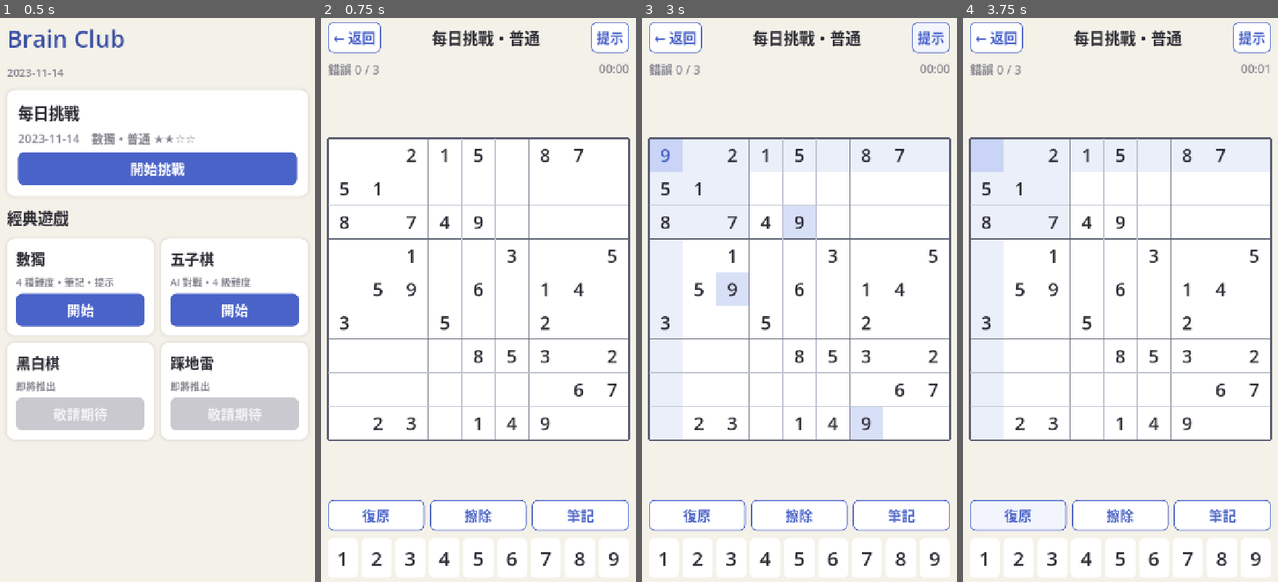
Above: before the commit, frames 1-4 (left to right).
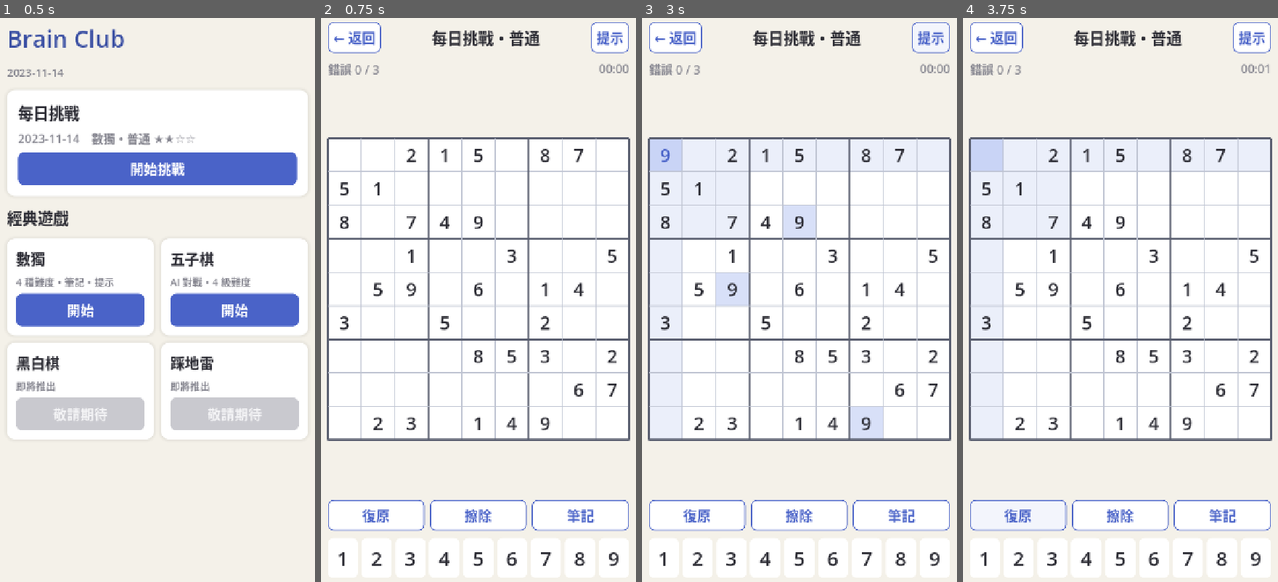
Above: after the commit, the same moments.

Repository: bny0829/BrainTraining
Game: Godot game, scene res://scenes/main.tscn
The game is run twice, just before and just after one commit, with the same random seed, the same clock (stepped at 60 frames per second) and the same inputs.
Inputs:
- Up to frame 1 (0.5 s): no input
- Up to frame 2 (0.75 s): click "開始挑戰" at 0.5 s
- Up to frame 3 (3 s): click "← 返回" at 1.25 s; click "開始挑戰" at 2 s; click "提示" at 2.75 s
- Up to frame 4 (3.75 s): click "復原" at 3.5 s

Frame 1 is identical in both runs. In frame 2, 2.4% of the frame differs, in the area x 1-99%, y 21-75%; in frame 3, 2.3%; in frame 4, 2.3%.

Commit message:
fix: 棋盤格線隨縮放調整線寬並開抗鋸齒，修正視窗縮放下格線消失；autotest 支援截圖驗證
Co-Authored-By: Claude Fable 5 <noreply@anthropic.com>

Diff:
--- a/scenes/main.tscn
+++ b/scenes/main.tscn
@@ -1,8 +1,8 @@
-[gd_scene load_steps=2 format=3]
+[gd_scene format=3 uid="uid://cbwno7gxyh0nf"]
 
-[ext_resource type="Script" path="res://scripts/main.gd" id="1_main"]
+[ext_resource type="Script" uid="uid://cjc8awsywsx83" path="res://scripts/main.gd" id="1_main"]
 
-[node name="Main" type="Control"]
+[node name="Main" type="Control" unique_id=1934392338]
 layout_mode = 3
 anchors_preset = 15
 anchor_right = 1.0
--- a/scripts/gomoku/gomoku_board.gd
+++ b/scripts/gomoku/gomoku_board.gd
@@ -55,13 +55,16 @@
 	draw_rect(r, AppTheme.GOMOKU_BOARD)
 
 	# 15 路格線：延伸到棋盤邊緣，讓每個可落子點（含最外圈）都是完整十字，
-	# 玩家一眼就能看出全部交叉點都能下
+	# 玩家一眼就能看出全部交叉點都能下。
+	# 線寬必須隨格子大小縮放並開抗鋸齒：視窗縮小時固定 1px 的線會因不足
+	# 一個實體像素而不規則消失（畫面上只剩幾條線）。
 	var margin := s * 0.5
+	var lw := maxf(2.0, s * 0.045)
 	for k in n:
 		var x := r.position.x + margin + k * s
-		draw_line(Vector2(x, r.position.y), Vector2(x, r.position.y + r.size.y), AppTheme.GOMOKU_LINE, 1.0)
+		draw_line(Vector2(x, r.position.y), Vector2(x, r.position.y + r.size.y), AppTheme.GOMOKU_LINE, lw, true)
 		var y := r.position.y + margin + k * s
-		draw_line(Vector2(r.position.x, y), Vector2(r.position.x + r.size.x, y), AppTheme.GOMOKU_LINE, 1.0)
+		draw_line(Vector2(r.position.x, y), Vector2(r.position.x + r.size.x, y), AppTheme.GOMOKU_LINE, lw, true)
 
 	# 星位
 	for p in [[3, 3], [3, 11], [11, 3], [11, 11], [7, 7]]:
--- a/scripts/sudoku/sudoku_board.gd
+++ b/scripts/sudoku/sudoku_board.gd
@@ -89,15 +89,18 @@
 					)
 					_draw_centered(str(d), sub, s * 0.24, AppTheme.NOTE)
 
-	# 格線（3 的倍數為粗線）
+	# 格線（3 的倍數為粗線）。線寬隨格子縮放並開抗鋸齒，
+	# 避免視窗縮小時細線因不足一個實體像素而消失
+	var thin := maxf(2.0, s * 0.02)
+	var bold_w := maxf(4.0, s * 0.06)
 	for k in 10:
 		var bold := k % 3 == 0
-		var w := 3.0 if bold else 1.0
+		var w := bold_w if bold else thin
 		var color := AppTheme.GRID_LINE_BOLD if bold else AppTheme.GRID_LINE
 		var x := r.position.x + k * s
-		draw_line(Vector2(x, r.position.y), Vector2(x, r.position.y + r.size.y), color, w)
+		draw_line(Vector2(x, r.position.y), Vector2(x, r.position.y + r.size.y), color, w, true)
 		var y := r.position.y + k * s
-		draw_line(Vector2(r.position.x, y), Vector2(r.position.x + r.size.x, y), color, w)
+		draw_line(Vector2(r.position.x, y), Vector2(r.position.x + r.size.x, y), color, w, true)
 
 
 func _is_peer(i: int, j: int) -> bool:
--- a/tests/autotest.gd
+++ b/tests/autotest.gd
@@ -68,6 +68,7 @@
 	screen._on_cell_pressed(idx2)
 	screen._on_hint()
 	_check(screen.board.values[idx2] == screen.solution[idx2], "提示失敗")
+	await _shot("sudoku.png")
 
 	# 存檔還原
 	var saved := SaveManager.get_in_progress()
@@ -109,6 +110,7 @@
 	# 再下一手並測試存檔續玩
 	g._on_cell_pressed(GomokuLogic.idx(7, 7))
 	await _wait_for_ai(g)
+	await _shot("gomoku.png")
 	var saved_moves: int = g.moves.size()
 	main.goto_home()
 	await tree.process_frame
@@ -148,3 +150,14 @@
 	if not cond:
 		printerr("[autotest] FAIL：" + msg)
 		get_tree().quit(1)
+
+
+## 視覺驗證：設定 BRAINCLUB_SHOT=資料夾 且非 headless 時，存下畫面截圖
+func _shot(fname: String) -> void:
+	var dir := OS.get_environment("BRAINCLUB_SHOT")
+	if dir == "" or DisplayServer.get_name() == "headless":
+		return
+	await RenderingServer.frame_post_draw
+	var img := get_viewport().get_texture().get_image()
+	img.save_png(dir.path_join(fname))
+	print("[autotest] 截圖：" + fname)
